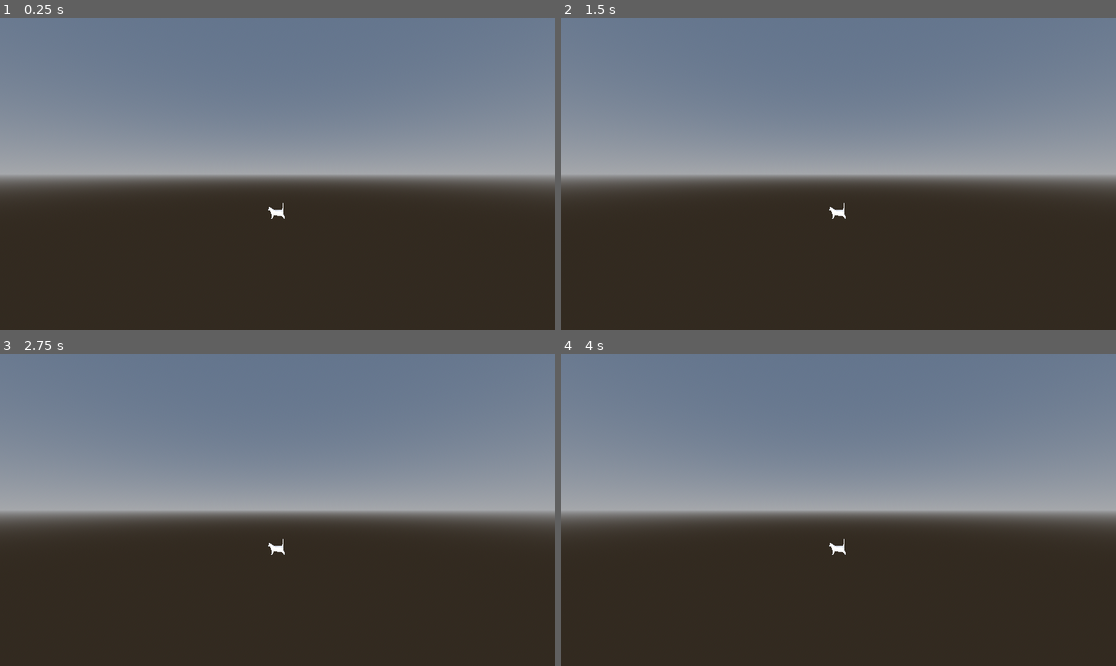
Above: before the commit, frames 1-4 (two rows, left to right).
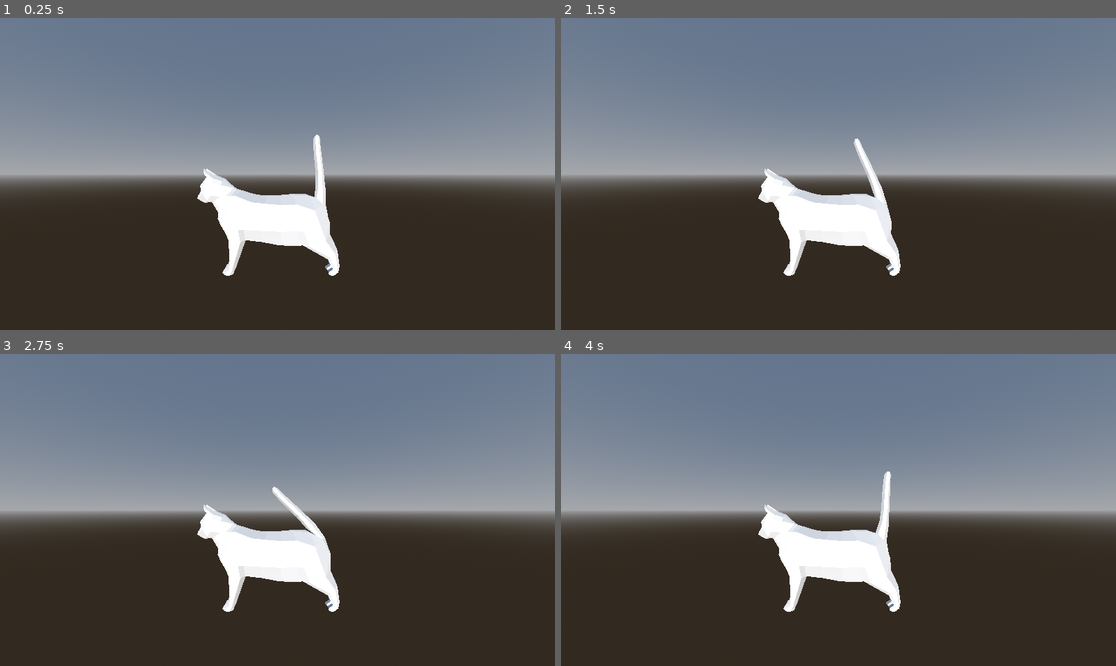
Above: after the commit, the same moments.

Repository: Aszanat/animation
Game: Godot game, scene res://world.tscn
Two runs of this game, one before a commit and one after it. Both use one fixed random seed, a clock stepped at 60 frames per second and the inputs below.
Inputs:
- Up to frame 1 (0.25 s): no input
- Up to frame 2 (1.5 s): no input
- Up to frame 3 (2.75 s): no input
- Up to frame 4 (4 s): no input

The runs differ from the first frame. In frame 1, 4.3% of the frame differs, in the area x 35-62%, y 37-83%; in frame 2, 4.3%, in the area x 35-62%, y 38-83%; in frame 3, 4.3%; in frame 4, 4.3%.

Commit message:
First cat movement

Diff:
--- /dev/null
+++ b/skeleton_3d.gd
@@ -0,0 +1,26 @@
+extends Skeleton3D
+
+var cycle_duration: float = 2 # seconds
+var cycle_moment: float
+
+
+func _ready():
+    cycle_moment = 0
+
+func rotate_bone(bone_idx: int, delta: float, axis: Vector3 = Vector3(1, 0, 0)):
+    # cycle_moment is in seconds, runs from 0 to duration
+    var current_rotation: Quaternion = self.get_bone_pose_rotation(bone_idx)
+    var rotation_angle: float = sin((cycle_moment / cycle_duration) * TAU) * PI * delta / cycle_duration # in radians
+    print(rotation_angle)
+    var new_rotation: Quaternion = current_rotation * Quaternion(axis, rotation_angle)
+    self.set_bone_pose_rotation(bone_idx, new_rotation)
+    return
+
+
+func _physics_process(delta: float):
+    var tail_idx: int = self.find_bone("Tail")
+    cycle_moment = (cycle_moment + delta)
+    if cycle_moment > cycle_duration:
+        cycle_moment = cycle_moment - cycle_duration
+    rotate_bone(tail_idx, delta)
+    # rotate_bone(0, delta, Vector3(1, 0, 0))
--- a/suflet_instance.tscn
+++ b/suflet_instance.tscn
@@ -1,7 +1,11 @@
 [gd_scene format=3 uid="uid://djf0bykhf1g83"]
 
 [ext_resource type="PackedScene" uid="uid://d26mx6wjx2cl6" path="res://Suflet.glb" id="1_1lex3"]
+[ext_resource type="Script" uid="uid://j65in6piwbcq" path="res://skeleton_3d.gd" id="2_25iio"]
 
 [node name="Suflet" unique_id=722566062 instance=ExtResource("1_1lex3")]
 
-[node name="PhysicalBoneSimulator3D" type="PhysicalBoneSimulator3D" parent="Armature/Skeleton3D" parent_id_path=PackedInt32Array(1080756599) index="1" unique_id=73026813]
+[node name="Skeleton3D" parent="Armature" parent_id_path=PackedInt32Array(1261272819) index="0" unique_id=1697148254]
+script = ExtResource("2_25iio")
+
+[node name="PhysicalBoneSimulator3D" type="PhysicalBoneSimulator3D" parent="Armature/Skeleton3D" index="1" unique_id=73026813]
--- a/world.tscn
+++ b/world.tscn
@@ -17,7 +17,7 @@
 [node name="Suflet" parent="." unique_id=722566062 instance=ExtResource("1_f3sb7")]
 
 [node name="Camera3D" type="Camera3D" parent="." unique_id=390553998]
-transform = Transform3D(1, 0, 0, 0, 1, 0, 0, 0, 1, 0, 1.3316828, 6.024)
+transform = Transform3D(1, 0, 0, 0, 1, 0, 0, 0, 1, 0, 0.3435608, 0.71216774)
 
 [node name="DirectionalLight3D" type="DirectionalLight3D" parent="." unique_id=557343872]
 transform = Transform3D(1, 0, 0, 0, 1, 0, 0, 0, 1, 0, 2.7221477, 6.3501287)
Not shown, changed: .gitignore
